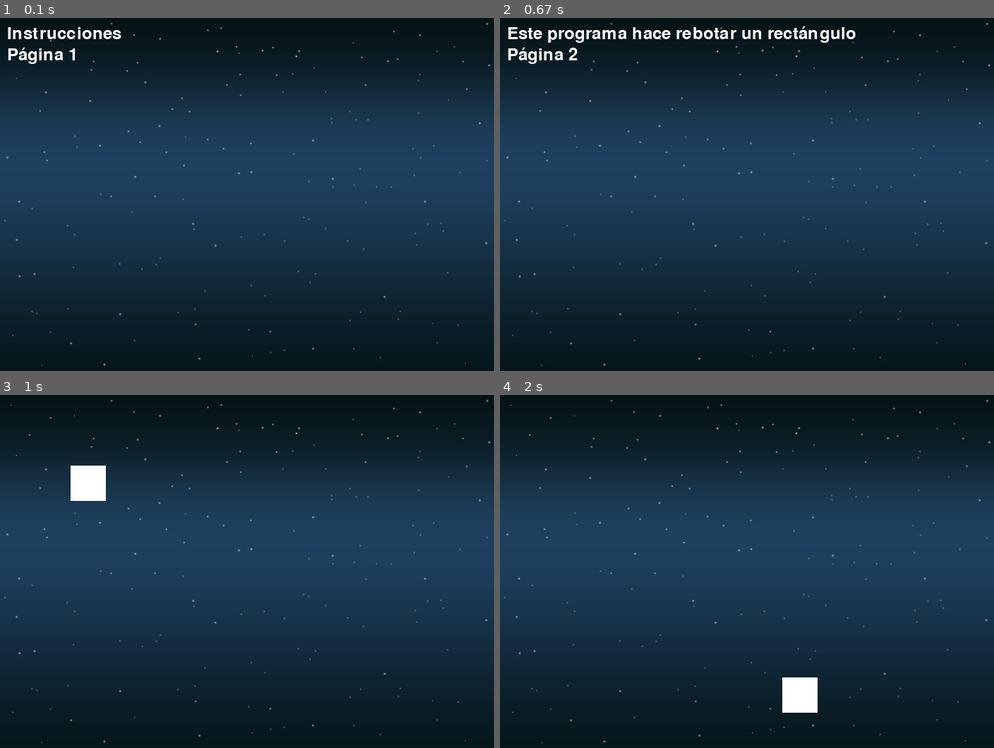
Above: before the commit, frames 1-4 (two rows, left to right).
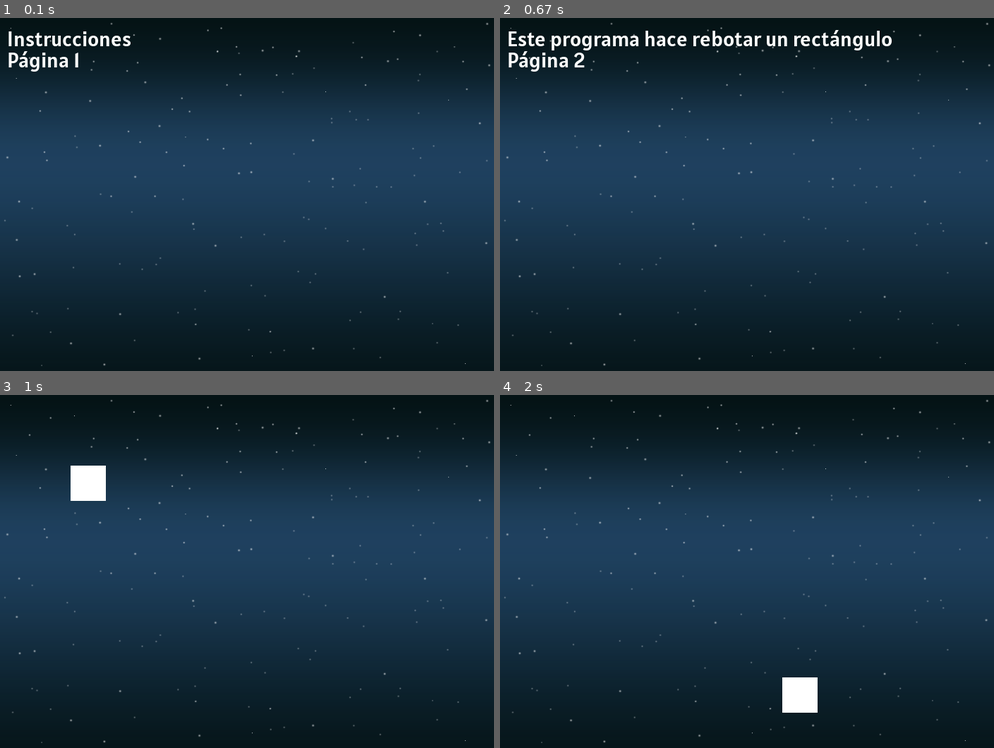
Above: after the commit, the same moments.

Repository: anbreaker/theQuestGamePyGame
Game: pygame game, started from prueba.py
Two runs of this game, one before a commit and one after it. Both use one fixed random seed, a clock stepped at 60 frames per second and the inputs below.
Inputs (mouse positions are in pixels of both pictures, inside the frame that each line leads up to):
- Up to frame 1 (0.1 s): no input
- Up to frame 2 (0.67 s): click (747, 194) at 0.4 s
- Up to frame 3 (1 s): click (251, 596) at 0.73 s
- Up to frame 4 (2 s): no input

The runs differ from the first frame. In frame 1, 1.1% of the frame differs, in the area x 1-27%, y 2-16%; in frame 2, 2.6%, in the area x 1-80%, y 2-16%; in frame 3, nothing differs; in frame 4, nothing differs.

Commit message:
Revision de comentarios

Diff:
--- a/prueba.py
+++ b/prueba.py
@@ -35,7 +35,7 @@
 rect_cambio_y = 5
 
 # Esta es la fuente que usaremos para el texto que aparecerá en pantalla (tamaño 36)
-fuente = pygame.font.Font(None, 36)
+fuente = pygame.font.Font('resources/fonts/alatsi.ttf', 30)
 
 mostrar_instrucciones = True
 pagina_de_instrucciones = 1
--- a/screen.py
+++ b/screen.py
@@ -12,11 +12,11 @@
 
     # Inicialización de la superficie de dibujo (display surface)
     # Establecemos el largo y ancho de la pantalla.
-    dimensiones = [700,500]
+    dimensiones = [700, 500]
     pantalla = pygame.display.set_mode(dimensiones)
     pygame.display.set_caption("Pantalla de Instrucciones")
 
-
+    # Inicializacion de la imagen de fondo de la pantalla (sin efecto alpha)
     background_img = pg.image.load('resources/background.png').convert()
 
     # Iteramos hasta que el usuario haga click sobre le botón de salida.
@@ -34,20 +34,22 @@
     rect_cambio_x = 5
     rect_cambio_y = 5
 
-    # Esta es la fuente que usaremos para el texto que aparecerá en pantalla (tamaño 36)
-    fuente = pygame.font.Font('resources/fonts/alatsi.ttf', 36)
+    # Fuente para el texto que aparecerá en pantalla (tamaño 30)
+    fuente = pygame.font.Font('resources/fonts/alatsi.ttf', 30)
 
-    mostrar_instrucciones = True
-    pagina_de_instrucciones = 1
+    mostrar_instrucciones = True  # Bandera para condicion
+    pagina_de_instrucciones = 1   # Bandera
 
     # Bucle de la Página de Instrucciones -----------
     while not salir and mostrar_instrucciones:
         for evento in pygame.event.get():   # El usuario hace algo
             if evento.type == pygame.QUIT:  # Si el usuario hace click en cerrar
-                salir = True # Cambio del Flag, rompe la condicion del bucle y sale.
-            if evento.type == pygame.MOUSEBUTTONDOWN: # El usuario presiona click derecho sobre screen
+                # Cambio del Flag, rompe la condicion del bucle y sale.
+                salir = True
+            if evento.type == pygame.MOUSEBUTTONDOWN:  # El usuario presiona click derecho sobre screen
                 pagina_de_instrucciones += 1
     pygame.quit()
 
+
 if __name__ == "__main__":
     main()
